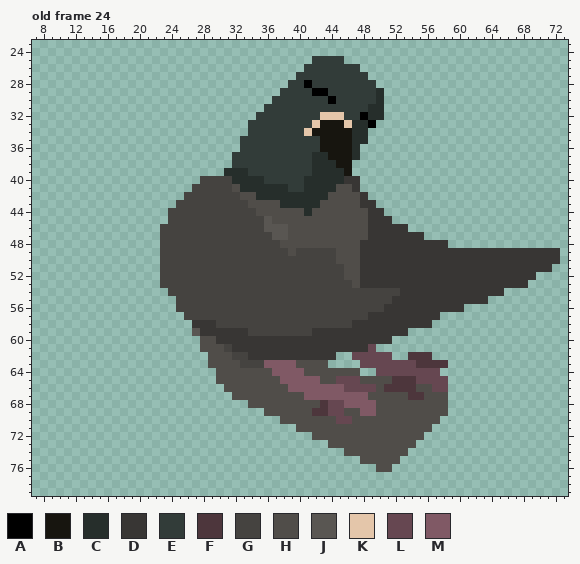
One commit to this pixel-art file: Assets/Sprites/Characters/Enemies/Pigeons/Standard/Pigeon.aseprite. The picture above is the old version.
80x80 pixels, 31 frames. Colours within 5 levels of each other are drawn and written as one. Shown: old frame 24: x 7..73, y 23..79. The commit also changed other frames, which this record leaves out.
Visible layers, top first: "asa frente", "pe frente", "corpo", "pe atras", "asa atras".
Palette (. is transparent): A #000000  B #17150f  C #262e2b  D #383634  E #323c39  F #4d363c  G #454340  H #504d49  J #595652  K #e4c6aa  L #664751  M #805965
Pixels before, old frame 24 (only the part around the change), first column x 17:
23 .........................................................
24 .........................................................
25 .........................EEEE............................
26 ........................EEEEEEE..........................
27 .......................EEEEEEEEE.........................
28 ......................EEAEEEEEEEE........................
29 .....................EEEEAAEEEEEEC.......................
30 ....................EEEEEEEAEEEEEC.......................
31 ...................EEEEEEEEEEEEECC.......................
32 ..................EEEEEEEEKKKEEACC.......................
33 .................EEEEEEEEKBBBKCCA........................
34 .................EEEEEEEKBBBBBCC.........................
35 ................EEEEEEEEEEBBBBCC.........................
36 ................EEEEEEEEEEBBBBC..........................
37 ...............EEEEEEEEEECCBBBC..........................
38 ...............EEEEEEEEEECCCBB...........................
39 ..............CCCEEEEEEEECCCCB...........................
40 ...........GGGGCCCCEEEEECCCCCDD..........................
41 ..........GGGGGHCCCCCCEECCCCHHD..........................
42 .........GGGGGGGHHCCCCCCCCCHHHHD.........................
43 ........GGGGGGGGGHHHHCCCCCHHHHHDD........................
44 .......GGGGGGGGGGGHHHHHHCHHHHHHHDD.......................
45 .......GGGGGGGGGGGGJHHHHHHHHHHHHDDD......................
46 ......GGGGGGGGGGGGGJJJHHHHHHHHHHDDDDD....................
47 ......GGGGGGGGGGGGGGJJHHHHHHHHHHDDDDDDD..................
48 ......GGGGGGGGGGGGGGGHHHHHHHHHHDDDDDDDDDDD...............
49 ......GGGGGGGGGGGGGGGGHGGGGGHHHDDDDDDDDDDDDDDDDDDDDDDDDD.
50 ......GGGGGGGGGGGGGGGGGGGGGGHHHDDDDDDDDDDDDDDDDDDDDDDDDD.
51 ......GGGGGGGGGGGGGGGGGGGGGGGHHDDDDDDDDDDDDDDDDDDDDDDDD..
52 ......GGGGGGGGGGGGGGGGGGGGGGGHHDDDDDDDDDDDDDDDDDDDDDD....
53 ......GGGGGGGGGGGGGGGGGGGGGGGGHDDDDDDDDDDDDDDDDDDDDD.....
54 .......GGGGGGGGGGGGGGGGGGGGGGGGGGGGGDDDDDDDDDDDDD........
55 ........GGGGGGGGGGGGGGGGGGGGGGGGGGGDDDDDDDDDDDD..........
56 ........GGGGGGGGGGGGGGGGGGGGGGGGGGDDDDDDDDDD.............
57 .........GGGGGGGGGGGGGGGGGGGGGGGDDDDDDDDD................
58 ..........DDDGGGGGGGGGGGGGGGGGDDDDDDDDDD.................
59 ..........JDDDDDDGGGGGGGGDDDDDDDDDDDD....................
60 ...........HHDDDDDDDDDDDDDDDDDDDDDD......................
61 ...........HHHGDDDDDDDDDDDDDDDDDL........................
62 ............HHHGGDDDDDDDDDDD..LLLLL..FFF.................
63 ............HHHHGGGMMMMHHHH....LLLLLLLFFFF...............
64 .............HHHHHHHMMMMHHHHHHH..LLLLLLLL................
65 .............HHHHHHHHMMMMMHHLLLHHHHFFFLLLL...............
66 ..............HHHHHHHHMMMMMMMLLLLHFFFFHHLL...............
67 ...............HHHHHHHHHMMMMMMMMHHHHHFFHHH...............
68 .................HHHHHHHHHFLLMMMMHHHHHHHHH...............
69 ...................HHHHHHFFLLHHMMHHHHHHHHH...............
70 .....................HHHHHHHLLHHHHHHHHHHH................
71 .......................HHHHHHHHHHHHHHHHH.................
72 .........................HHHHHHHHHHHHHH..................
73 ...........................HHHHHHHHHHH...................
74 .............................HHHHHHHH....................
75 ...............................HHHHH.....................
76 .................................HH......................
77 .........................................................
After the commit:
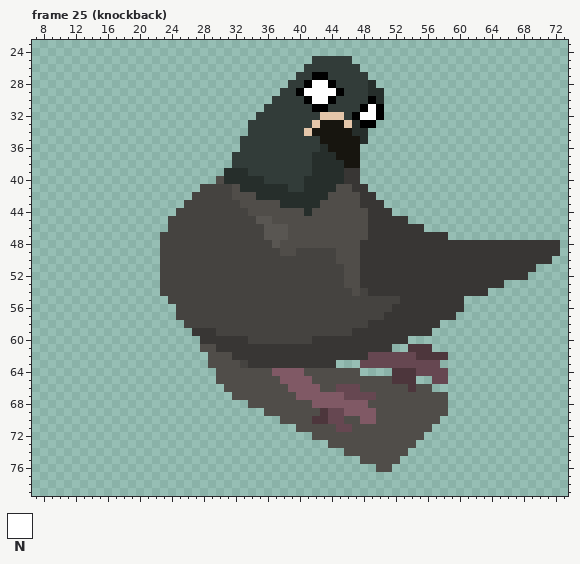
Colours new in this view: N #ffffff
A new or re-ordered frame is compared with the old frame closest to it.
The edit:
frames re-ordered
Changed rows in their new state; - is an unchanged pixel.
Frame 25 (knockback) against old frame 24:
first column x 23:
25 -----------------------E--------------------------
27 -------------------AA-----------------------------
28 -------------------NNA----C-----------------------
29 -----------------ANNNNA---C-----------------------
30 ------------------ANN-----A-----------------------
31 -------------------AA----ANA----------------------
32 ------------------------ANNA----------------------
33 -------------------------A------------------------
35 ------------------------B-------------------------
36 --------------------C---B-------------------------
37 ---------------------C--B-------------------------
38 ----------------------C-B-------------------------
39 -----------------------DD-------------------------
40 -----..HC-----------------------------------------
41 ----.--------------------D------------------------
42 ---.-----H----------------D-----------------------
43 --.-------H----------------D----------------------
44 -.---------H----------------D---------------------
45 ------------J----------------DD-------------------
46 .------------------------------DD-----------------
47 -------------J-------------------DDD--------------
48 --------------J---------------------DDDDDDDDDDDDDD
49 ---------------H----------------------------------
50 -------------------------------------------------.
51 -----------------------------------------------..-
52 ----------------------------------------------.---
53 -----------------------H-------------------...----
54 G-----------------------H-DDDD-----------..-------
55 -G---------------------------G--------...---------
56 ----------------------------G---------------------
57 --G-----------------------GG-------DD-------------
58 ---GGGG-----------------GG--------D---------------
59 ----D--GGGG--------GGGGG-------DDD----------------
60 -----DD----GGGGGGGG----------DD-------------------
61 -------DD-----------------DDD--FFF----------------
62 ---------DD-----------DDDD---LLL--FF--------------
63 -----------DDDDDDDDDDD----------LLL.--------------
64 ---------------------------..FFF---L--------------
65 -------------------H--HHH-------..----------------
66 --------------------HHL--HH-HHH---..--------------
67 -----------------M-----LLLL----HH-----------------
68 -------------------MMMM---H-----------------------
69 -------------------H---MM-------------------------
70 -------------------FFL-H-MM-----------------------
71 ----------------------LL--------------------------
Pixel boxes of the changes (left, top, right, bottom) in both pictures:
changed: (160, 56, 560, 432)
